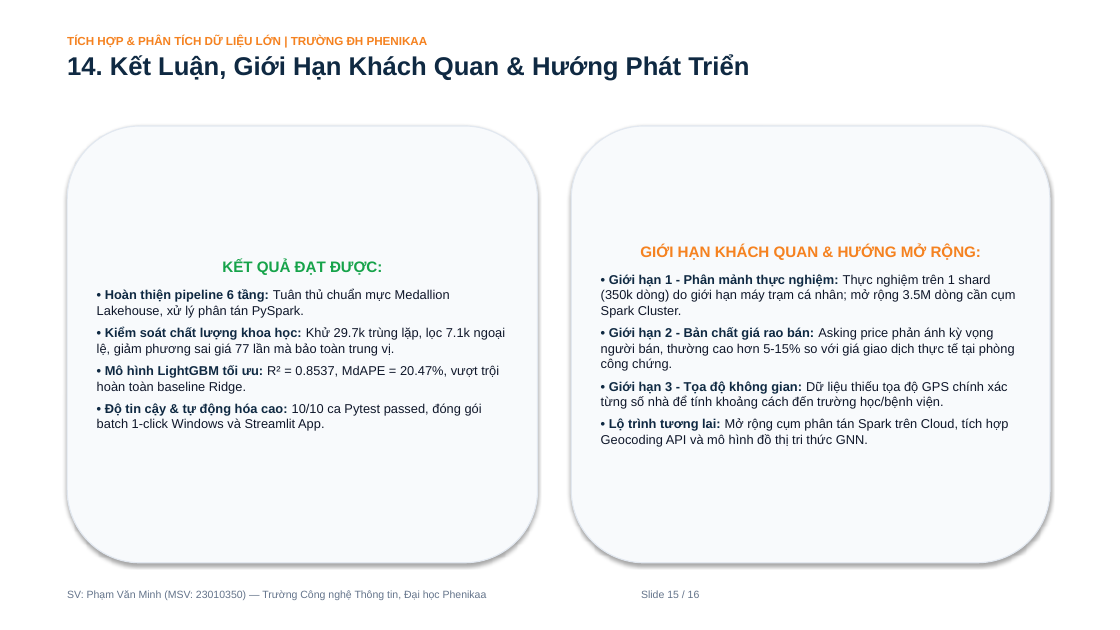
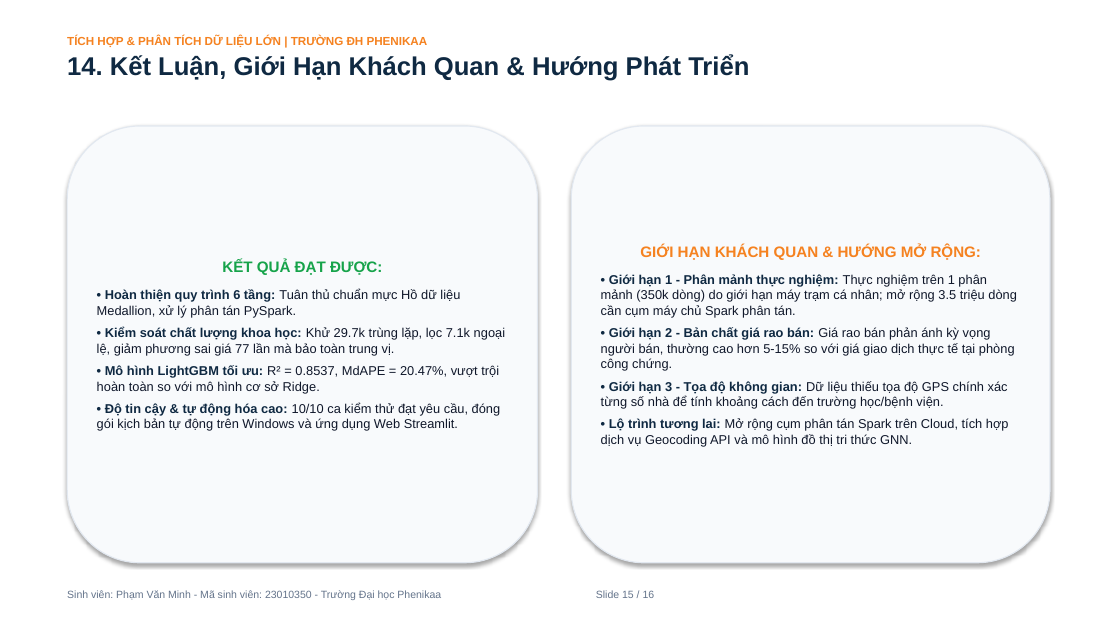
Before and after one commit to PVM-05/House-Prediction, a slide deck: slide 15 of docs/Slide_Bao_Ve_Du_An_House_Prediction.pptx. Drawn at 1120x630 pixels with LibreOffice and Linux fonts; fonts in the diff are those of the drawing. Boxes give left, top, right and bottom in pixels: in the first picture for what was removed or moved away, otherwise in the second. Text is boxed around its words. In the diff, an @@ line names an element or a change of style, - is before the commit and + after.

```diff
--- a/docs/Slide_Bao_Ve_Du_An_House_Prediction.pptx
+++ b/docs/Slide_Bao_Ve_Du_An_House_Prediction.pptx
@@ text in rounded rectangle at [97,289,460,318]: text changed @@
-• Hoàn thiện pipeline 6 tầng: Tuân thủ chuẩn mực Medallion Lakehouse, xử lý phân tán PySpark.
+• Hoàn thiện quy trình 6 tầng: Tuân thủ chuẩn mực Hồ dữ liệu Medallion, xử lý phân tán PySpark.
@@ text in rounded rectangle at [601,274,1017,371]: text changed @@
-• Giới hạn 1 - Phân mảnh thực nghiệm: Thực nghiệm trên 1 shard (350k dòng) do giới hạn máy trạm cá nhân; mở rộng 3.5M dòng cần cụm Spark Cluster.
-• Giới hạn 2 - Bản chất giá rao bán: Asking price phản ánh kỳ vọng người bán, thường cao hơn 5-15% so với giá giao dịch thực tế tại phòng công chứng.
+• Giới hạn 1 - Phân mảnh thực nghiệm: Thực nghiệm trên 1 phân mảnh (350k dòng) do giới hạn máy trạm cá nhân; mở rộng 3.5 triệu dòng cần cụm máy chủ Spark phân tán.
+• Giới hạn 2 - Bản chất giá rao bán: Giá rao bán phản ánh kỳ vọng người bán, thường cao hơn 5-15% so với giá giao dịch thực tế tại phòng công chứng.
@@ text in rounded rectangle at [97,365,501,431]: text changed @@
-• Mô hình LightGBM tối ưu: R² = 0.8537, MdAPE = 20.47%, vượt trội hoàn toàn baseline Ridge.
-• Độ tin cậy & tự động hóa cao: 10/10 ca Pytest passed, đóng gói batch 1-click Windows và Streamlit App.
+• Mô hình LightGBM tối ưu: R² = 0.8537, MdAPE = 20.47%, vượt trội hoàn toàn so với mô hình cơ sở Ridge.
+• Độ tin cậy & tự động hóa cao: 10/10 ca kiểm thử đạt yêu cầu, đóng gói kịch bản tự động trên Windows và ứng dụng Web Streamlit.
@@ text in rounded rectangle at [601,418,1009,447]: text changed @@
-• Lộ trình tương lai: Mở rộng cụm phân tán Spark trên Cloud, tích hợp Geocoding API và mô hình đồ thị tri thức GNN.
+• Lộ trình tương lai: Mở rộng cụm phân tán Spark trên Cloud, tích hợp dịch vụ Geocoding API và mô hình đồ thị tri thức GNN.
@@ text at [67,590,655,600]: text changed @@
-SV: Phạm Văn Minh (MSV: 23010350) — Trường Công nghệ Thông tin, Đại học Phenikaa Slide 15 / 16
+Sinh viên: Phạm Văn Minh - Mã sinh viên: 23010350 - Trường Đại học Phenikaa Slide 15 / 16
```
Also in this commit, not shown: 15 other slides changed, 19 other files.
